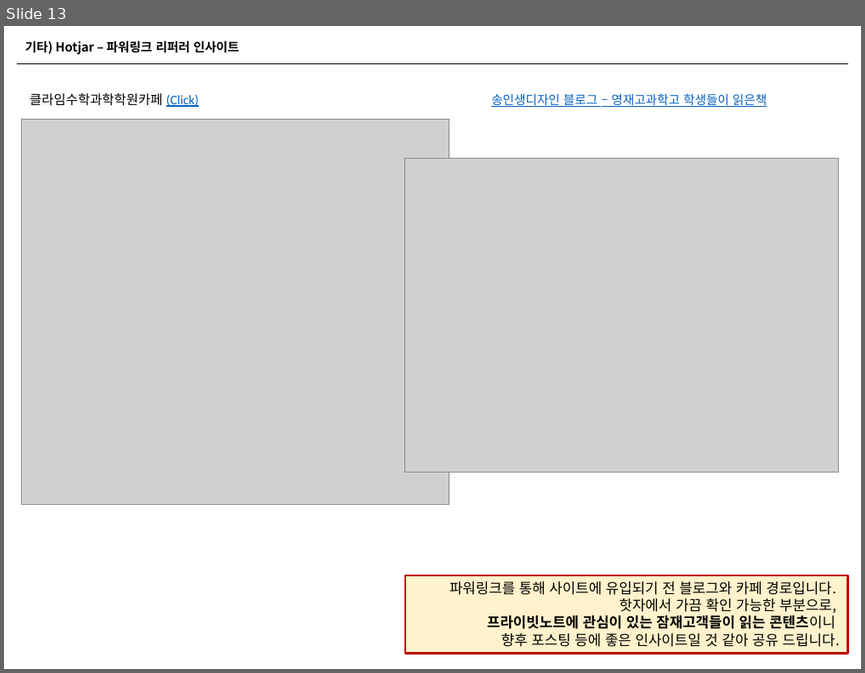
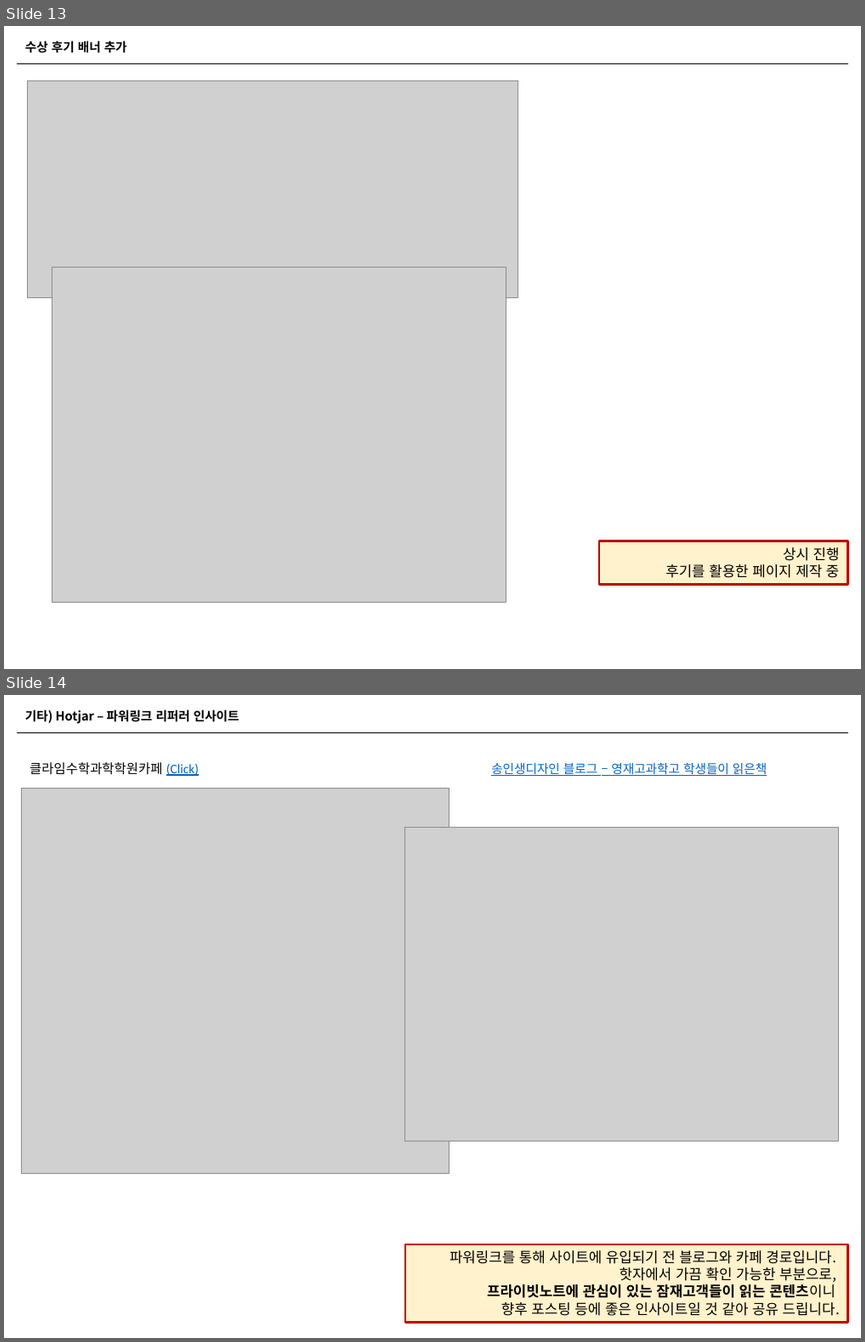
Before and after one commit to naxvinci/marketing, a slide deck: 업무보고0101.pptx. Shown one above the other, each under a label of ours: slide 13 before the commit, slides 13 and 14 after it. The pictures are 865x673 and 865x1342 pixels, drawn with LibreOffice and Linux fonts; fonts in the diff are those of the drawing; grey boxes stand for pictures. Boxes give left, top, right and bottom in pixels: in the first picture for what was removed or moved away, otherwise in the second. Text is boxed around its words. In the diff, an @@ line names an element or a change of style, - is before the commit and + after.

```diff
--- a/업무보고0101.pptx
+++ b/업무보고0101.pptx
@@ slide 13 added at [4, 26, 861, 669], background #FFFFFF @@
@@ text added at [25, 40, 127, 53], 10.5 pt, text #000000, bold @@
+수상 후기 배너 추가
@@ line added from (17, 63) to (848, 63), #000000 0.5 pt @@
@@ picture added at [27, 81, 518, 298] @@
@@ picture added at [52, 267, 506, 601] @@
@@ rectangle added at [599, 541, 847, 584], fill #FFF2CC, outline #C00000 2 pt, 12 pt, text #000000 @@
+상시 진행
+후기를 활용한 페이지 제작 중
@@ what was slide 13 is now slide 14 @@
```
Also in this commit, not shown: 2 slides changed, 2 other files.
